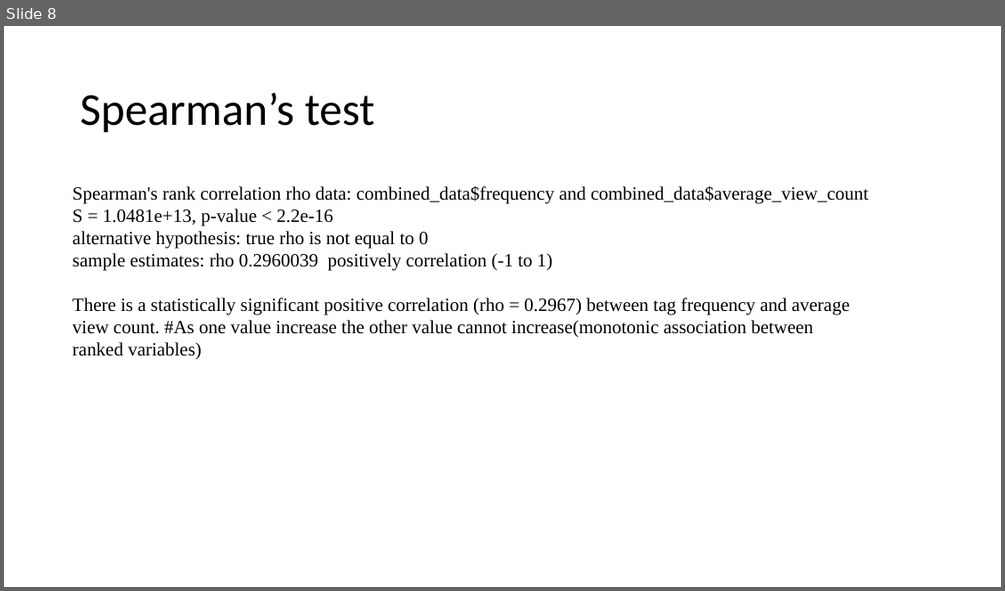
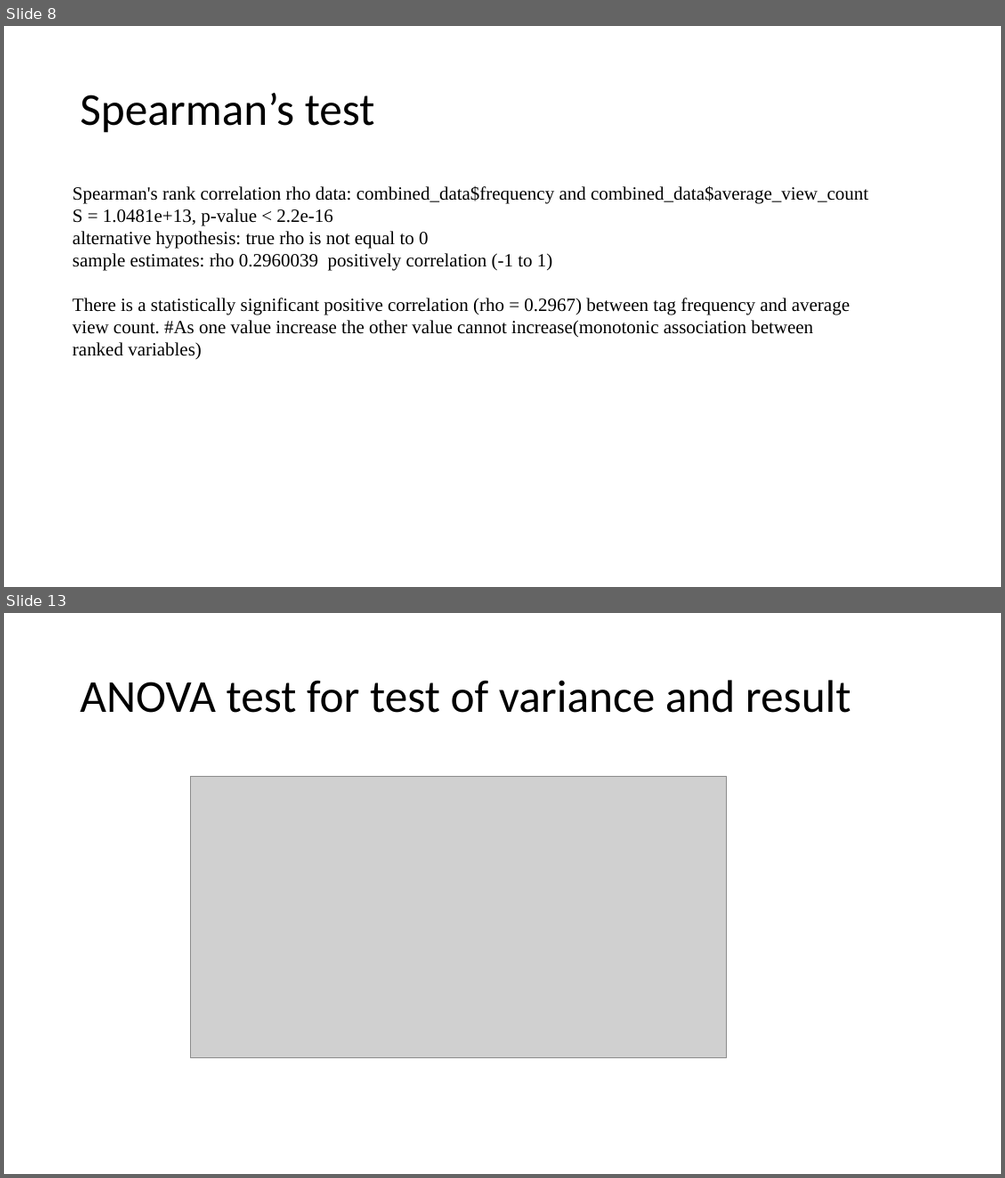
Before and after one commit to KaushalGuragai/Kguragain_R_Project, a slide deck: R Project.pptx. Shown one above the other, each under a label of ours: slide 8 before the commit, slides 8 and 13 after it; the slides between them are not shown. The pictures are 1005x591 and 1005x1178 pixels, drawn with LibreOffice and Linux fonts; fonts in the diff are those of the drawing; grey boxes stand for pictures. Boxes give left, top, right and bottom in pixels: in the first picture for what was removed or moved away, otherwise in the second. Text is boxed around its words. In the diff, an @@ line names an element or a change of style, - is before the commit and + after.

Commit message:
presentation files changed screenshots added

```diff
--- a/R Project.pptx
+++ b/R Project.pptx
@@ slide 13 added at [4,613,1001,1174], background #FFFFFF @@
@@ title added at [80,680,851,713], 44 pt, text #000000 @@
+ANOVA test for test of variance and result
@@ picture added at [190,776,727,1058] @@
```
Also in this commit, not shown: 2 slides changed, 6 other slides added, 1 slide removed, 8 other files.
